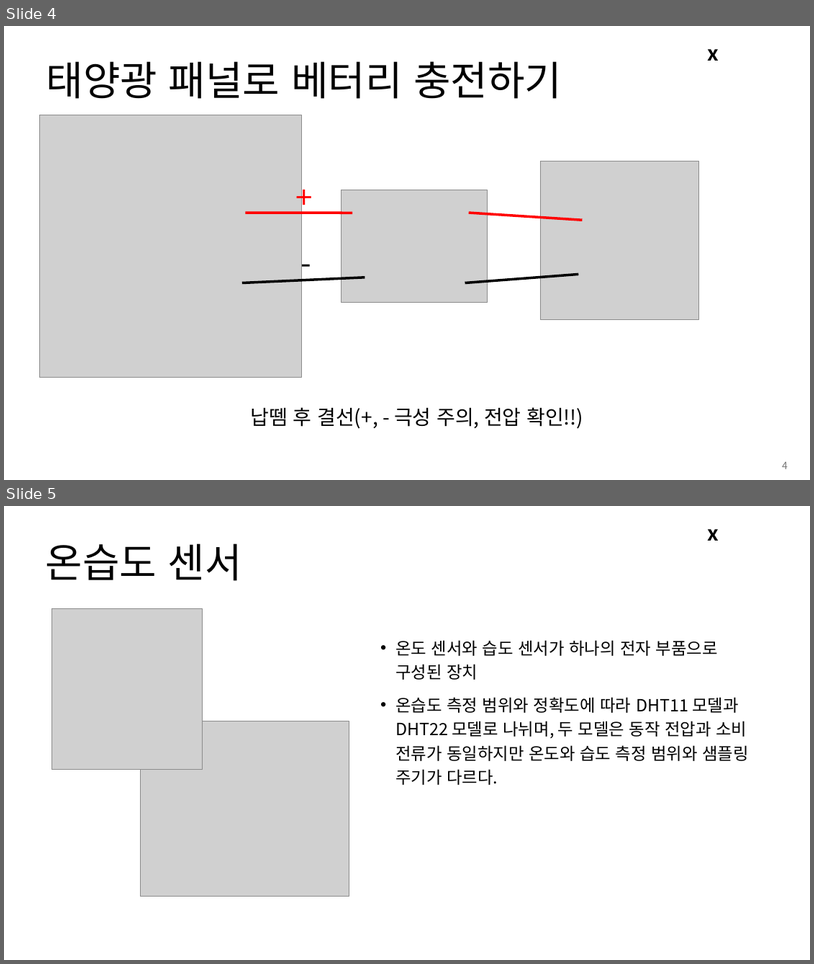
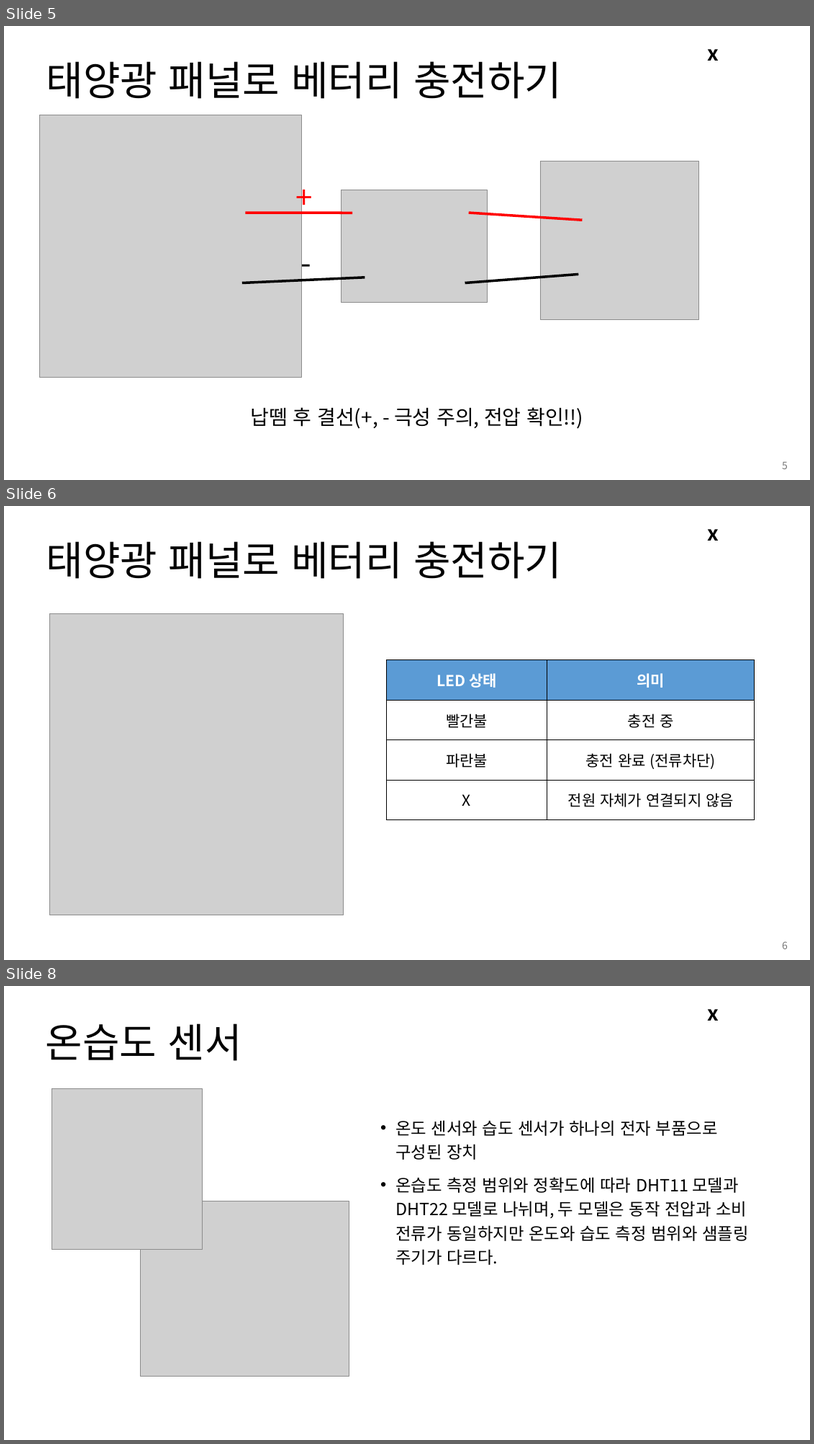
Before and after one commit to Leader-Lesson/KDT_RE_3rd, a slide deck: material/Arduino/05_태양광패널.pptx. Shown one above the other, each under a label of ours: slides 4 and 5 before the commit, slides 5, 6 and 8 after it; the slides between them are not shown. The pictures are 814x964 and 814x1444 pixels, drawn with LibreOffice and Linux fonts; fonts in the diff are those of the drawing; grey boxes stand for pictures; background and template pictures are left out. Boxes give left, top, right and bottom in pixels: in the first picture for what was removed or moved away, otherwise in the second. Text is boxed around its words. In the diff, an @@ line names an element or a change of style, - is before the commit and + after.

```diff
--- a/material/Arduino/05_태양광패널.pptx
+++ b/material/Arduino/05_태양광패널.pptx
@@ slide 6 added at (x1=4, y1=506, x2=810, y2=960), background #FFFFFF; not listed: 1 template element that a slide beside it also shows @@
@@ title added at (x1=46, y1=541, x2=562, y2=579), 48 pt, text #000000 @@
+태양광 패널로 베터리 충전하기
@@ picture added at (x1=49, y1=613, x2=344, y2=915) @@
@@ table added at (x1=387, y1=659, x2=756, y2=819), 4 rows, 2 columns @@
+LED 상태 | 의미
+빨간불 | 충전 중
+파란불 | 충전 완료 (전류차단)
+X | 전원 자체가 연결되지 않음
@@ page number added at (x1=782, y1=941, x2=788, y2=949), 12 pt, text #797979 @@
+6
@@ what was slide 4 is now slide 5 @@
@@ page number at (x1=782, y1=462, x2=788, y2=469): text changed @@
-4
+5
@@ what was slide 5 is now slide 8 @@
```
Also in this commit, not shown: 2 other slides added.
